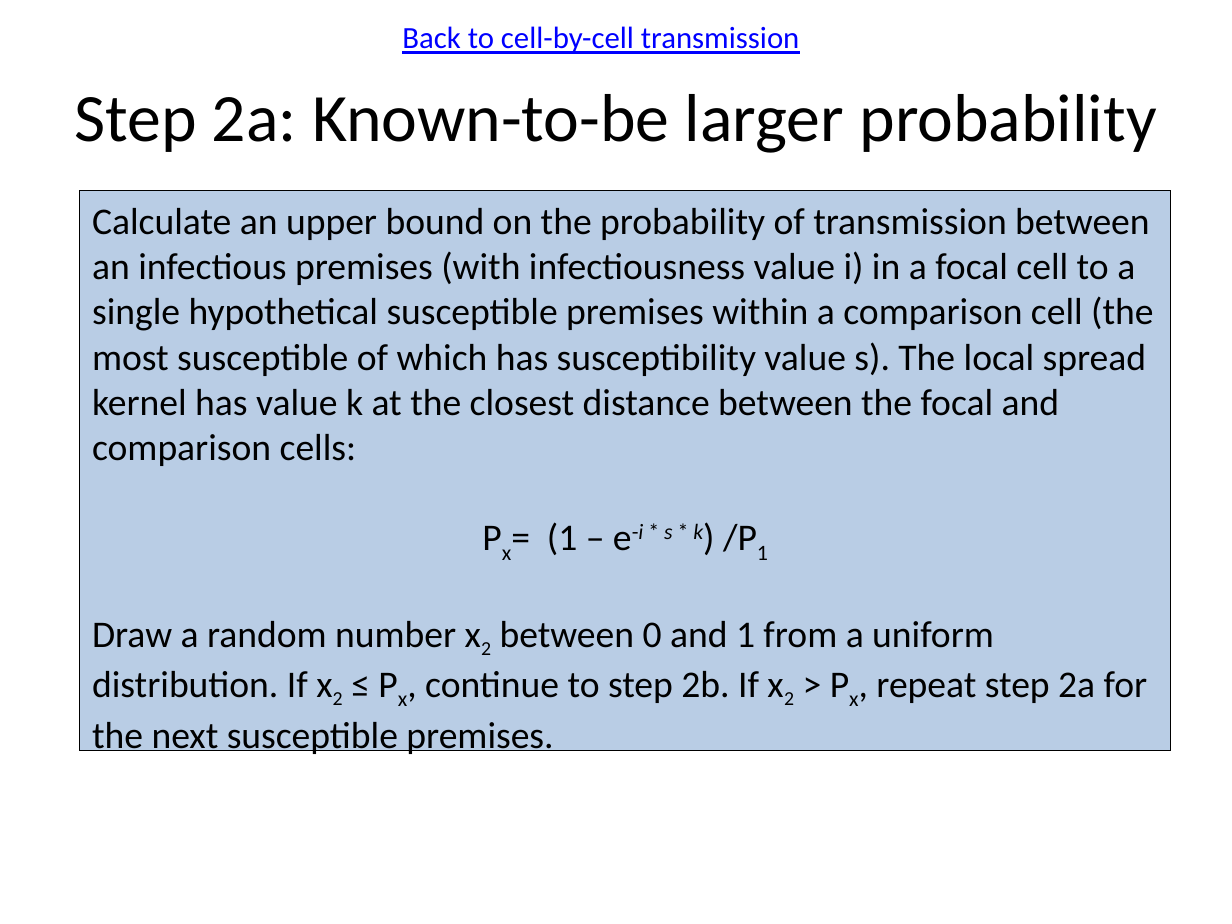
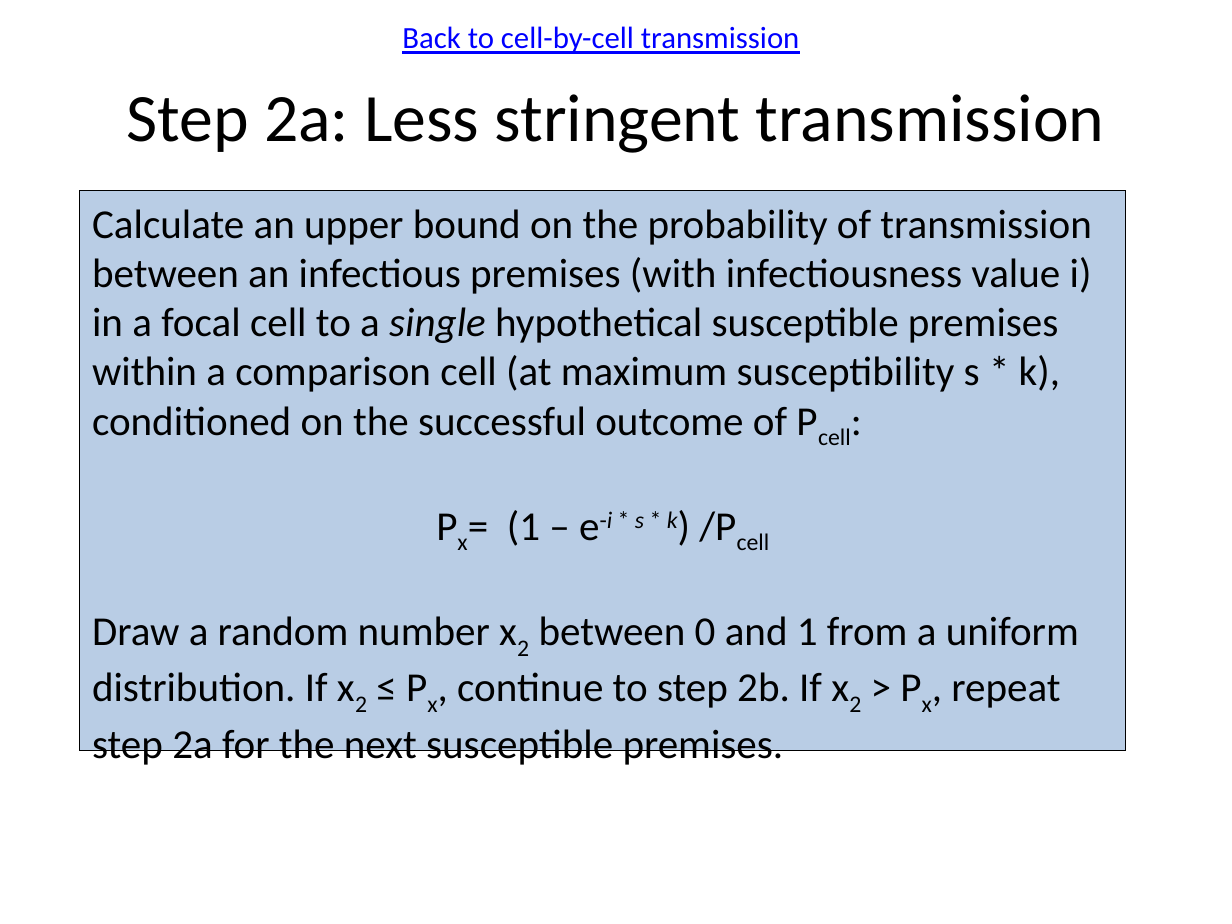
Before and after one commit to webblabb/usdosr, a slide deck: slide 10 of Schematics.pptx. Drawn at 1232x924 pixels with LibreOffice and Linux fonts; fonts in the diff are those of the drawing. Boxes give left, top, right and bottom in pixels: in the first picture for what was removed or moved away, otherwise in the second. Text is boxed around its words. In the diff, an @@ line names an element or a change of style, - is before the commit and + after.

```diff
--- a/Schematics.pptx
+++ b/Schematics.pptx
@@ title at [127, 94, 1105, 153]: text changed @@
-Step 2a: Known-to-be larger probability
+Step 2a: Less stringent transmission
@@ rectangle "Calculate an upper bound on ...": place and size @@
-rectangle "Calculate an upper bound on ..." at [80, 191, 1170, 750]
+rectangle "Calculate an upper bound on ..." at [80, 191, 1126, 750]
@@ text in rectangle at [92, 209, 1092, 546]: text changed; size 22 to 24 pt @@
-Calculate an upper bound on the probability of transmission between an infectious premises (with infectiousness value i) in a focal cell to a single hypothetical susceptible premises within a comparison cell (the most susceptible of which has susceptibility value s). The local spread kernel has value k at the closest distance between the focal and comparison cells:
-Px= (1 – e-i * s * k) /P1
+Calculate an upper bound on the probability of transmission between an infectious premises (with infectiousness value i) in a focal cell to a single hypothetical susceptible premises within a comparison cell (at maximum susceptibility s * k), conditioned on the successful outcome of Pcell:
+Px= (1 – e-i * s * k) /Pcell
@@ text in rectangle at [92, 616, 1079, 768]: size 22 to 24 pt in "Draw a random number x2 between 0 ..."; size 20 to 24 pt in "x2 x2 x2" @@
```
Also in this commit, not shown: 7 other slides changed, 3 slides added, 9 other files.
